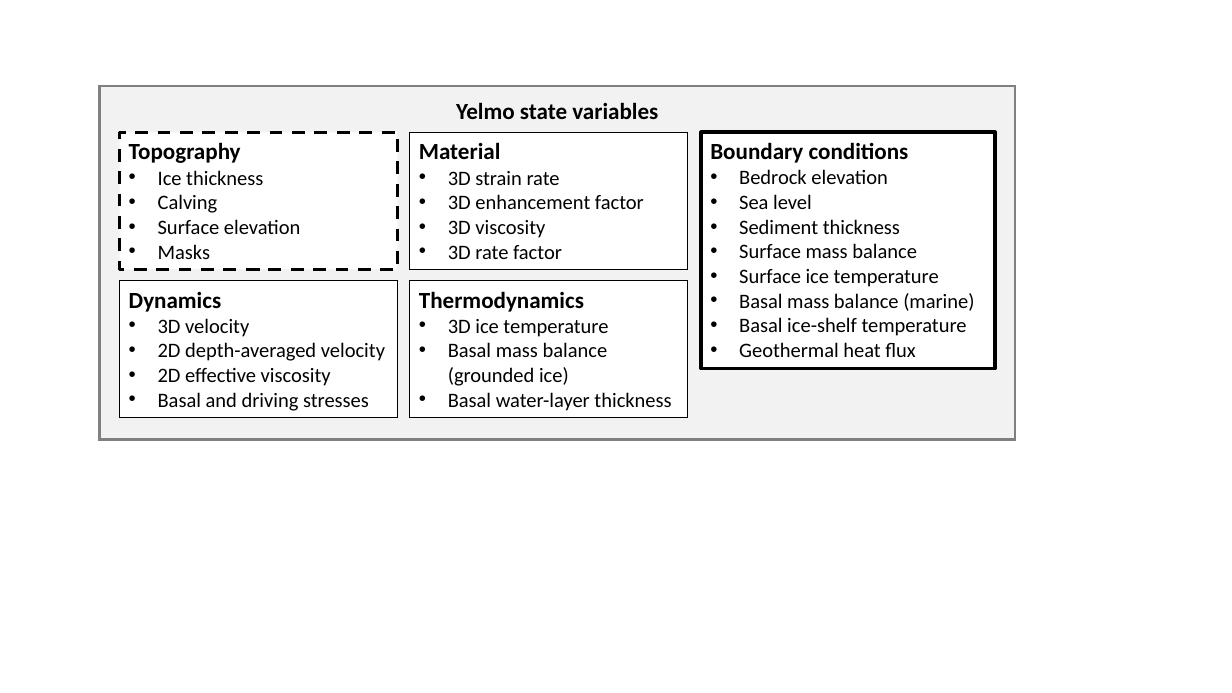
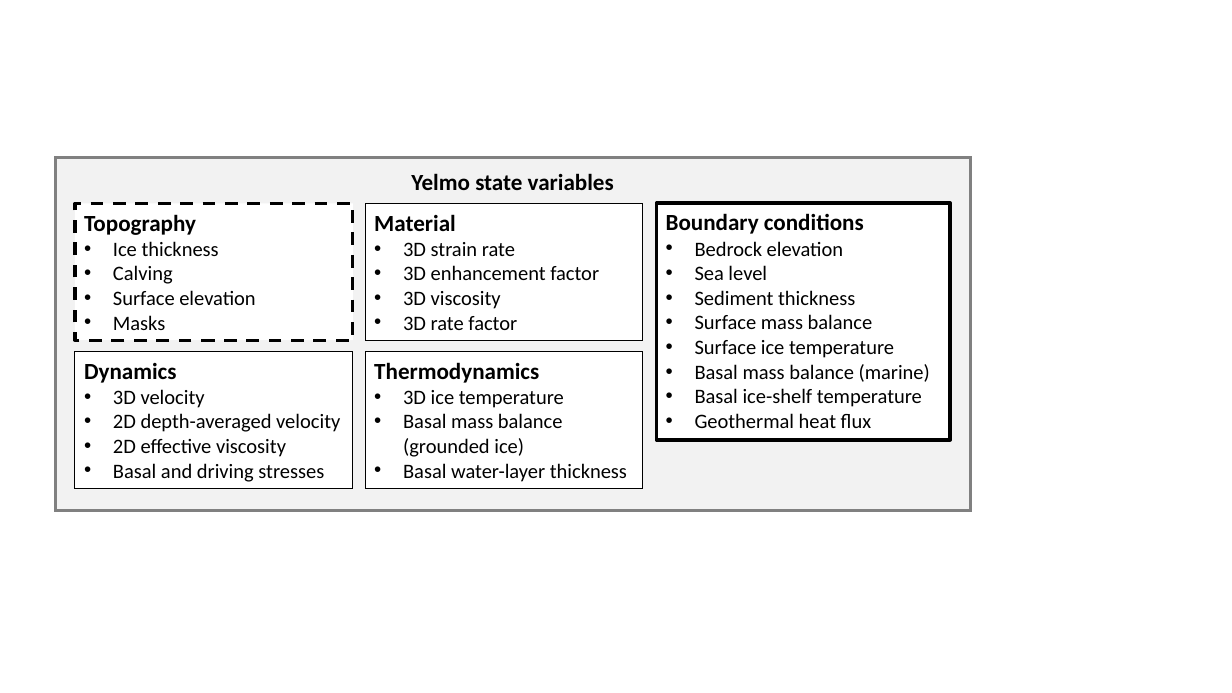
Before and after one commit to palma-ice/yelmo-docs, a slide deck: slide 1 of schematics/yelmo_figures.pptx. Drawn at 1232x693 pixels with LibreOffice and Linux fonts; fonts in the diff are those of the drawing. Boxes give left, top, right and bottom in pixels: in the first picture for what was removed or moved away, otherwise in the second. Text is boxed around its words. In the diff, an @@ line names an element or a change of style, - is before the commit and + after.

```diff
--- a/schematics/yelmo_figures.pptx
+++ b/schematics/yelmo_figures.pptx
@@ 6 rectangles, 1 text: place and size @@
-6 rectangles, 1 text at (100,86,1015,440)
+6 rectangles, 1 text at (55,157,970,511)
```
Also in this commit, not shown: 1 slide added, 8 other files.
